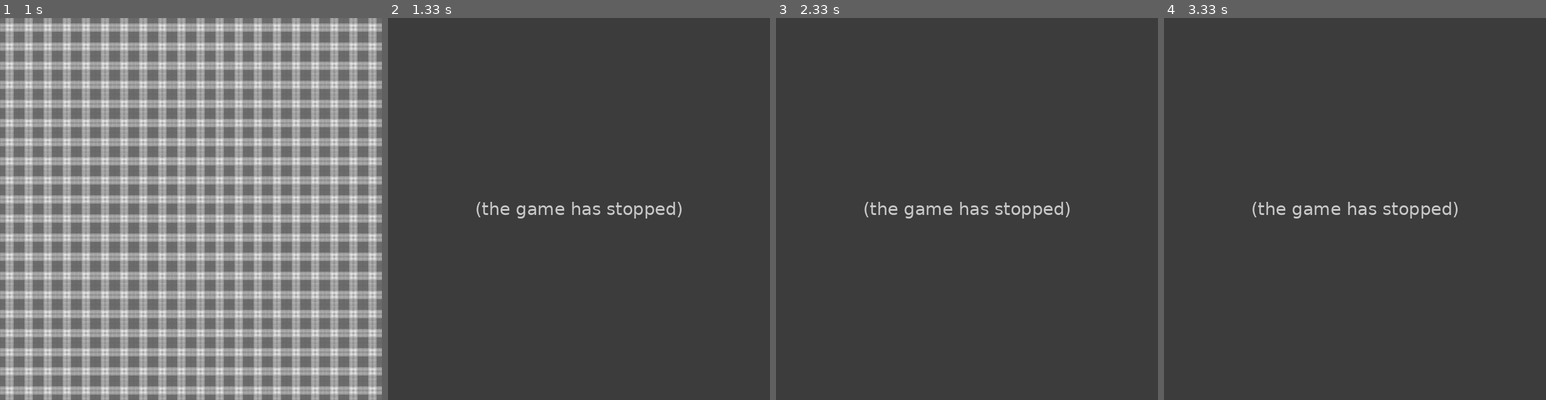
Above: before the commit, frames 1-4 (left to right).
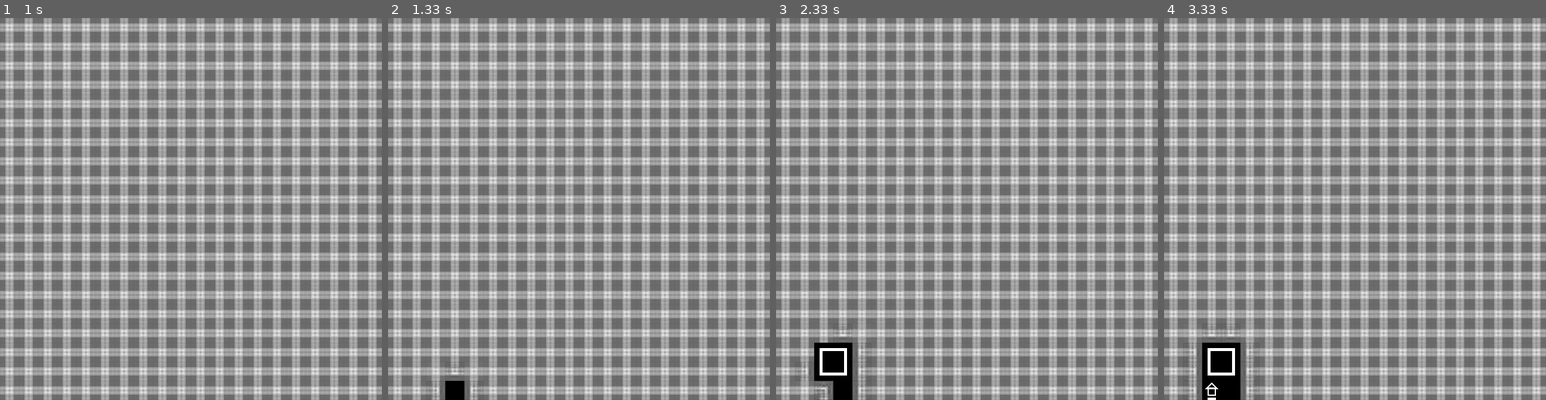
Above: after the commit, the same moments.

Repository: bobbarnes1981/PyGameWaveFunctionCollapse
Game: pygame game, started from wfc/__main__.py
Two runs of this game, one before a commit and one after it. Both use one fixed random seed, a clock stepped at 60 frames per second and the inputs below.
Inputs:
- Up to frame 1 (1 s): no input
- Up to frame 2 (1.33 s): no input
- Up to frame 3 (2.33 s): no input
- Up to frame 4 (3.33 s): no input

Frame 1 is identical in both runs. In frame 2, 100% of the frame differs, in the area x 0-100%, y 0-100%; in frame 3, 100%; in frame 4, 100%.
Error before the commit: KeyError: 'weight' (solver.py line 30); the game stopped at 1.02 s (later frames are placeholders)

Commit message:
add missing weight

Diff:
--- a/wfc/__main__.py
+++ b/wfc/__main__.py
@@ -45,7 +45,7 @@
         'ne': { 'rules':  { 'n': blank_connect_n, 'e': blank_connect_e, 's': road_connect_s, 'w': road_connect_w }, 'weight': 1 },
         'new': { 'rules':  { 'n': blank_connect_n, 'e': road_connect_e, 's': road_connect_s, 'w': road_connect_w }, 'weight': 1 },
         'sew': { 'rules':  { 'n': road_connect_n, 'e': road_connect_e, 's': blank_connect_s, 'w': road_connect_w }, 'weight': 1 },
-        'nes': { 'rules':  { 'n': road_connect_n, 'e': blank_connect_e, 's': road_connect_s, 'w': road_connect_w },  },
+        'nes': { 'rules':  { 'n': road_connect_n, 'e': blank_connect_e, 's': road_connect_s, 'w': road_connect_w }, 'weight': 1 },
         'nws': { 'rules':  { 'n': road_connect_n, 'e': road_connect_e, 's': road_connect_s, 'w': blank_connect_w }, 'weight': 1 },
         'nhouse': { 'rules':  { 'n': blank_connect_n, 'e': blank_connect_e, 's': road_connect_s, 'w': blank_connect_w }, 'weight': 2 },
         'sea': { 'rules':  { 'n': ['nea'], 'e': blank_connect_e, 's': blank_connect_s, 'w': ['swa'] }, 'weight': 1 },
